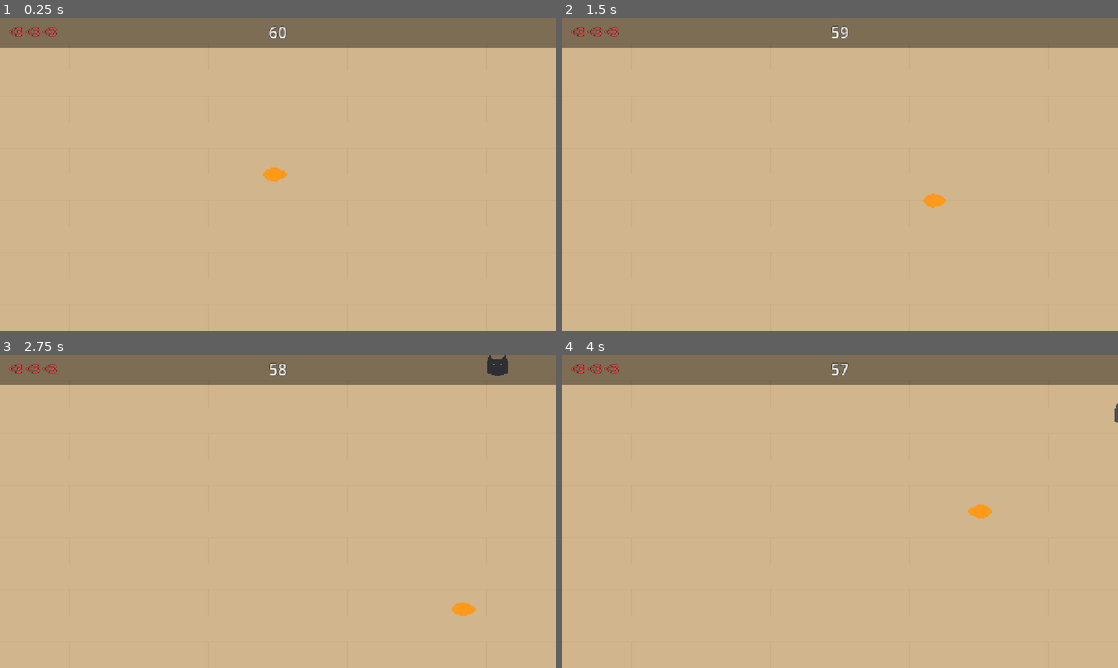
Above: before the commit, frames 1-4 (two rows, left to right).
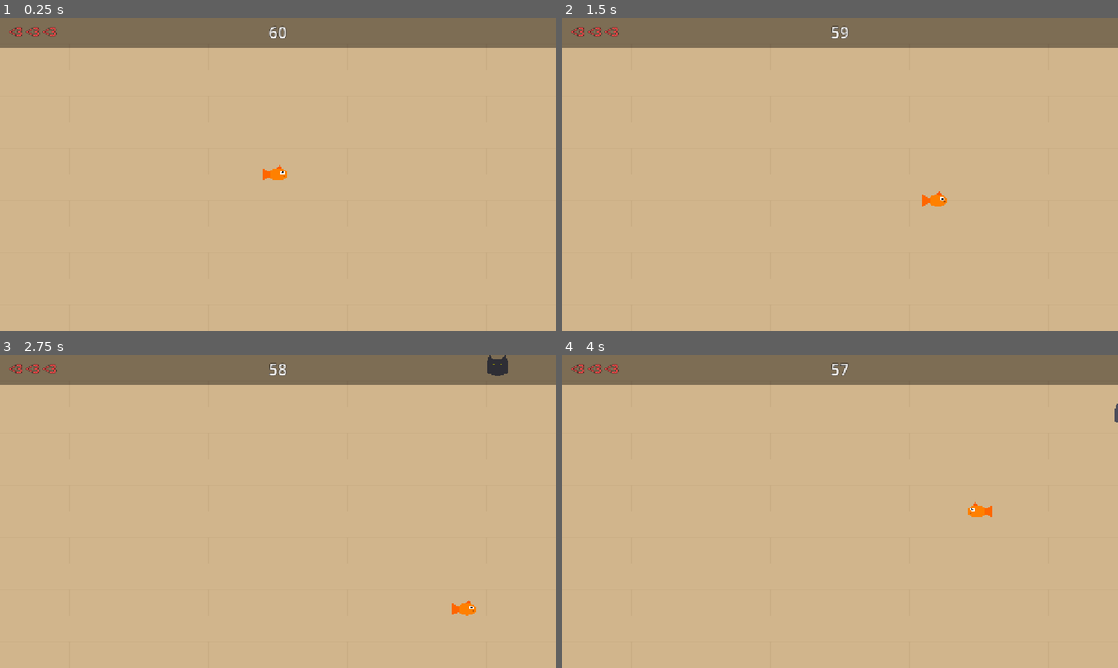
Above: after the commit, the same moments.

Repository: vppillai/godot_slop
Game: Godot game, scene res://scenes/main.tscn
Same seed, same stepped clock (60 frames per second), same inputs: the game is played once before the commit and once after it.
Inputs:
- Up to frame 1 (0.25 s): no input
- Up to frame 2 (1.5 s): tap Enter at 0.5 s; hold D (move_right) 0.53-1.28 s; hold S (move_down) from 1.28 s (still down)
- Up to frame 3 (2.75 s): release S (move_down) at 2.03 s; hold D (move_right) from 2.03 s (still down)
- Up to frame 4 (4 s): release D (move_right) at 2.78 s; hold W (move_up) 2.78-3.53 s; hold A (move_left) from 3.53 s (still down)

The runs differ from the first frame. In frame 1, 0.2% of the frame differs, in the area x 47-52%, y 46-53%; in frame 2, 0.2%, in the area x 64-70%, y 55-61%; in frame 3, 0.2%; in frame 4, 0.2%.

Commit message:
fix: replace Polygon2D fish with _draw() based rendering
Polygon2D wasn't rendering in web export. Switch to Node2D with
_draw() which is proven reliable (floor_lines uses it). Fish now
has body, tail, eye, mouth, and dorsal fin drawn procedurally.

Diff:
--- a/scenes/player.tscn
+++ b/scenes/player.tscn
@@ -1,6 +1,7 @@
-[gd_scene load_steps=3 format=3]
+[gd_scene load_steps=4 format=3]
 
 [ext_resource type="Script" path="res://scripts/player.gd" id="1_player"]
+[ext_resource type="Script" path="res://scripts/fish_body.gd" id="2_fishbody"]
 
 [sub_resource type="CircleShape2D" id="CircleShape2D_fish"]
 radius = 16.0
@@ -13,6 +14,5 @@
 [node name="CollisionShape2D" type="CollisionShape2D" parent="."]
 shape = SubResource("CircleShape2D_fish")
 
-[node name="Body" type="Polygon2D" parent="."]
-color = Color(1, 0.6, 0.1, 1)
-polygon = PackedVector2Array(-36, 0, -24, -12, -12, -16, 0, -14, 14, -8, 22, 0, 14, 8, 0, 14, -12, 16, -24, 12)
+[node name="Body" type="Node2D" parent="."]
+script = ExtResource("2_fishbody")
--- /dev/null
+++ b/scripts/fish_body.gd
@@ -0,0 +1,34 @@
+extends Node2D
+
+func _draw() -> void:
+	# Fish body (orange ellipse)
+	var body_color := modulate
+	var points := PackedVector2Array()
+	for i in range(24):
+		var angle := i * TAU / 24.0
+		points.append(Vector2(cos(angle) * 22.0, sin(angle) * 14.0))
+	draw_colored_polygon(points, Color(1.0, 0.5, 0.0))
+
+	# Tail (triangle, left side)
+	var tail := PackedVector2Array([
+		Vector2(-18, -6),
+		Vector2(-36, -14),
+		Vector2(-36, 14),
+		Vector2(-18, 6),
+	])
+	draw_colored_polygon(tail, Color(1.0, 0.4, 0.0))
+
+	# Eye (white circle with black pupil)
+	draw_circle(Vector2(10, -4), 5.0, Color.WHITE)
+	draw_circle(Vector2(11, -4), 2.5, Color.BLACK)
+
+	# Mouth
+	draw_line(Vector2(18, 2), Vector2(12, 4), Color(0.7, 0.3, 0.0), 1.5)
+
+	# Dorsal fin
+	var fin := PackedVector2Array([
+		Vector2(-4, -13),
+		Vector2(4, -22),
+		Vector2(10, -12),
+	])
+	draw_colored_polygon(fin, Color(1.0, 0.35, 0.0))
